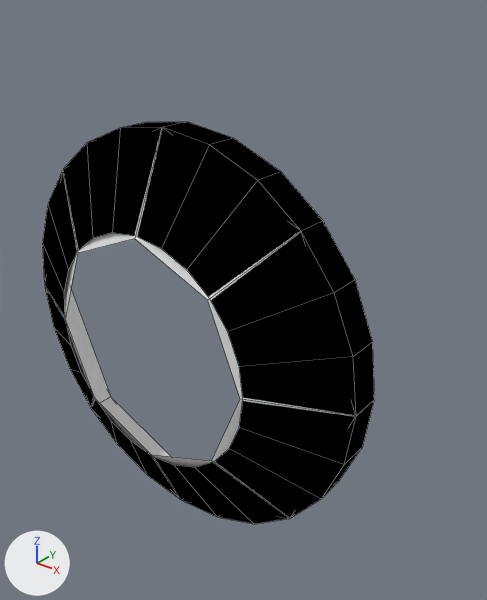
One commit to the Blender file Models/Spaces/dockingPort.blend: the scene before it, then after it.
Before and after are seen from a 50 mm camera at (0.914, -0.968, 0.71) aimed at (0.099, 0.05, 0.078). Lighting does not change. The marker at lower left points along +X, +Y and +Z. Mesh edges are drawn as thin lines.

In view in the first picture: 'shell', 'shellCollider'.
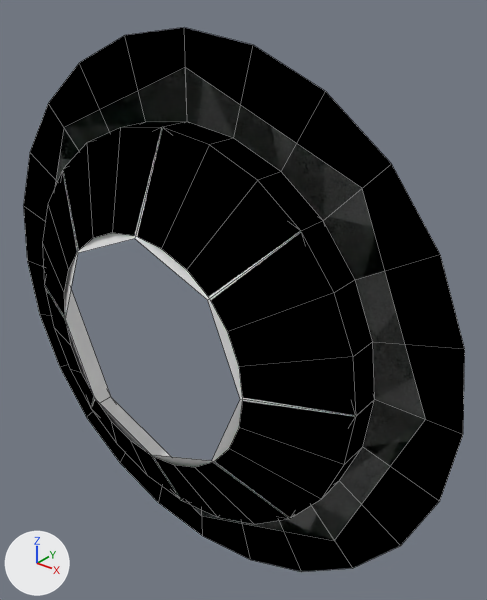
Pixel boxes [x1, y1, x2, y2] of what changed, in the pictures (487 x 600 px):
'shell', reshaped (32% wider, 35% taller)
    before: [42, 122, 375, 524]
    after: [24, 28, 465, 572]
'shellCollider', reshaped (23% wider, 21% taller)
    before: [45, 129, 356, 518]
    after: [43, 68, 425, 540]
part 1 of me_circle, added (black)
    after: [24, 28, 465, 572]
part 2 of me_circle_001, added (black)
    after: [43, 68, 425, 540]

What changed in the scene script:
```text
Change me_circle:
    used by ob_shell; parent = ob_empty; location = (0.0, 0.0, 0.0); rotation_euler = (1.571, 3.142, 0.0), in degrees (90, 180, 0)
    remove me_circle.from_pydata(...)  # 72 vertices, 48 faces; spans x -0.45..0.45, y -0.45..0.45, z 0.0..0.153
    add me_circle.from_pydata(...)  # 96 vertices, 72 faces; spans x -0.62..0.62, y -0.62..0.62, z 0.0..0.153
    me_circle part 1
    24 vertices are added at x -0.62..0.62, y -0.62..0.62, z 0.0
    24 new faces join them
Change me_circle_001:
    where me_circle_001.from_pydata(...)  # 24 vertices, 16 faces; spans x -0.45..0.45, y -0.45..0.45, z 0.0..0.156
    used by ob_shellcollider; parent = ob_empty; location = (0.0, 0.0, 0.0); rotation_euler = (1.571, 3.142, 0.0), in degrees (90, 180, 0)
    verts and faces of me_circle_001; kept vertices keep their numbers, new ones are numbered from 24
    before: 0 (0.0, 0.45, 0.0), 1 (-0.318, 0.318, 0.0), 2 (-0.45, 0.0, 0.0) at pixel (374, 399), 3 (-0.318, -0.318, 0.0) at pixel (323, 220), 4 (0.0, -0.45, 0.0) at pixel (187, 121)
    before: 5 (0.318, -0.318, 0.0), 6 (0.45, 0.0, 0.0), 7 (0.318, 0.318, 0.0) at pixel (110, 396)
    me_circle_001 part 2
    add verts[24] = (0.0, 0.551, 0.0)  # pixel (201, 515)
    add verts[25] = (-0.389, 0.389, 0.0)  # pixel (334, 540)
    add verts[26] = (-0.551, 0.0, 0.0)  # pixel (425, 419)
    add verts[27] = (-0.389, -0.389, 0.0)  # pixel (362, 188)
    add verts[28] = (0.0, -0.551, 0.0)  # pixel (185, 67)
    add verts[29] = (0.389, -0.389, 0.0)  # pixel (63, 127)
    add verts[30] = (0.551, 0.0, 0.0)  # pixel (42, 266)
    add verts[31] = (0.389, 0.389, 0.0)
    add faces += [(3, 4, 28, 27), (1, 2, 26, 25), (6, 7, 31, 30), (4, 5, 29, 28), (2, 3, 27, 26), (0, 1, 25, 24)]
    add faces += [(0, 24, 31, 7), (5, 6, 30, 29)]
```
